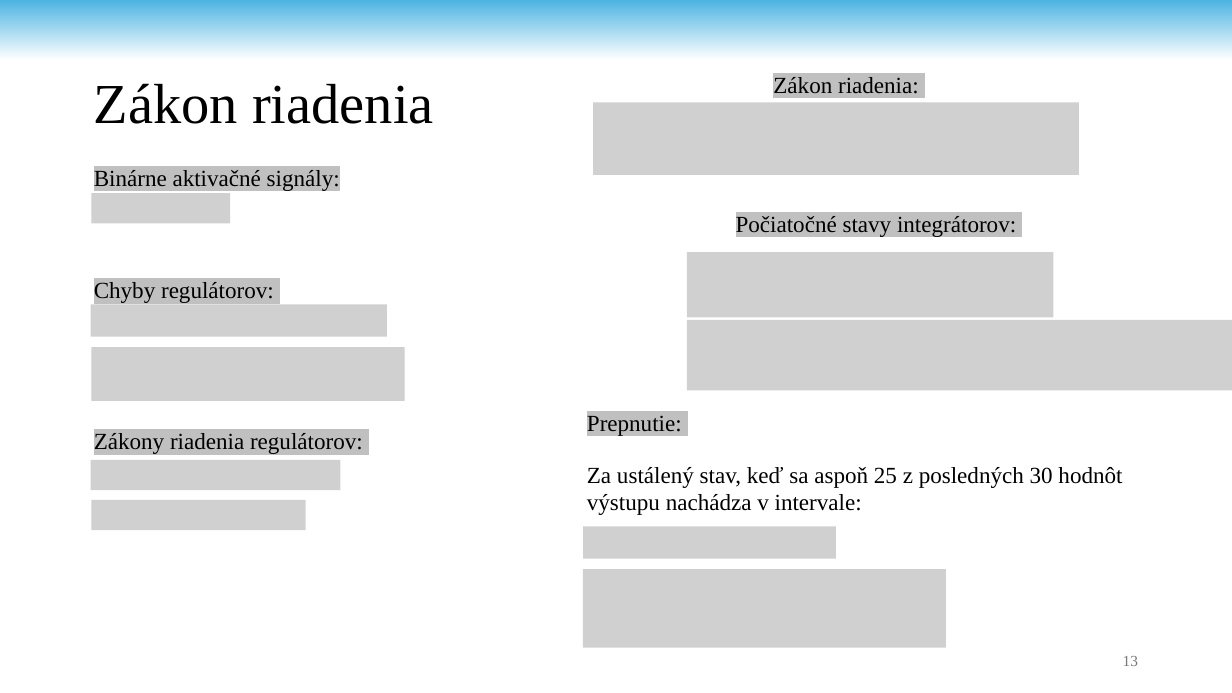
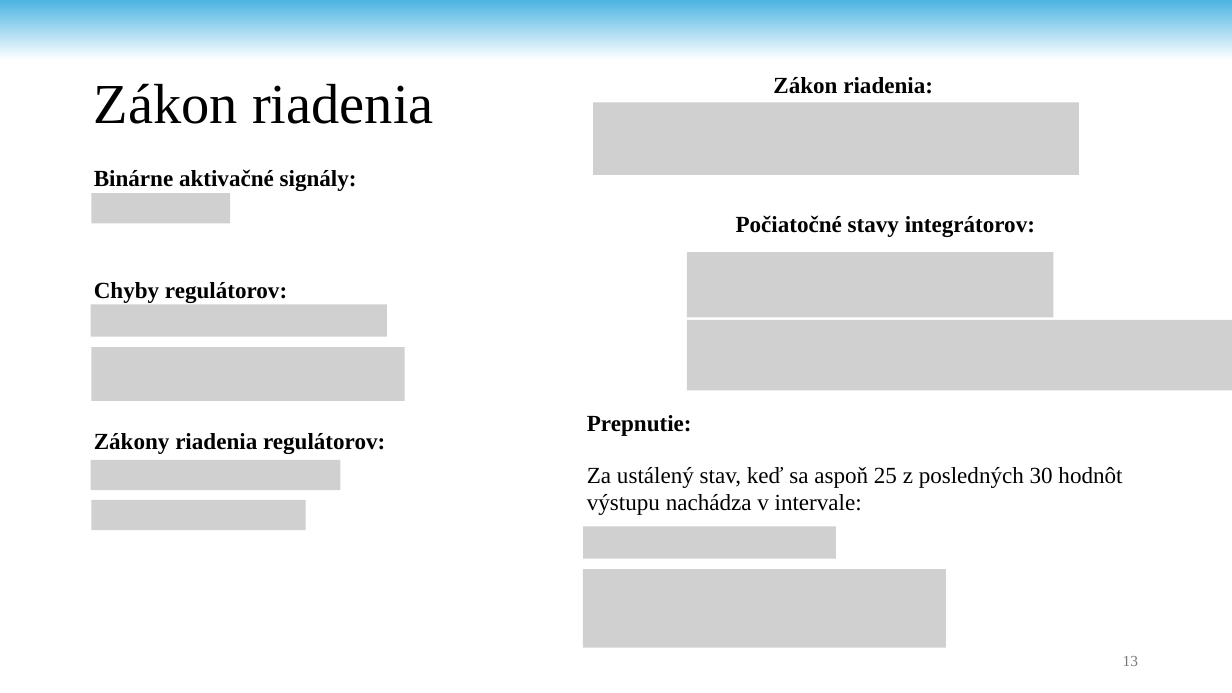
Before and after one commit to andrii-stoliar/DP-Stoliar, a slide deck: slide 13 of Prez/Prez.pptx. Drawn at 1232x693 pixels with LibreOffice and Linux fonts; fonts in the diff are those of the drawing; grey boxes stand for pictures; background and template pictures are left out. Boxes give left, top, right and bottom in pixels: in the first picture for what was removed or moved away, otherwise in the second. Text is boxed around its words. In the diff, an @@ line names an element or a change of style, - is before the commit and + after.

```diff
--- a/Prez/Prez.pptx
+++ b/Prez/Prez.pptx
@@ highlight #C0C0C0 to none, bold on in 6 elements at bbox=[94, 169, 357, 191], bbox=[94, 282, 287, 303], bbox=[94, 433, 385, 454], bbox=[773, 77, 933, 94], bbox=[736, 215, 1035, 237], bbox=[587, 415, 692, 436] @@
```
Also in this commit, not shown: 6 other slides changed, 6 other files.
